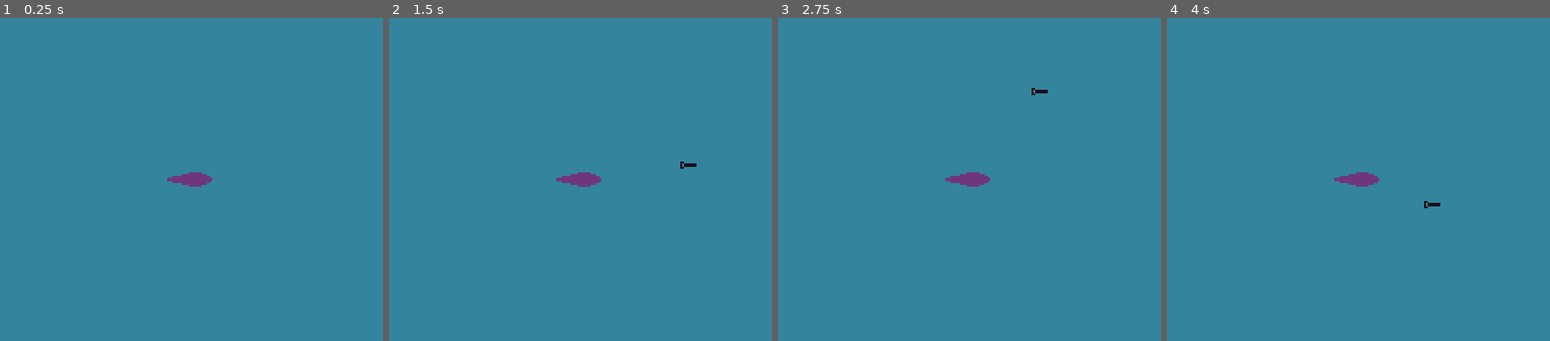
Above: before the commit, frames 1-4 (left to right).
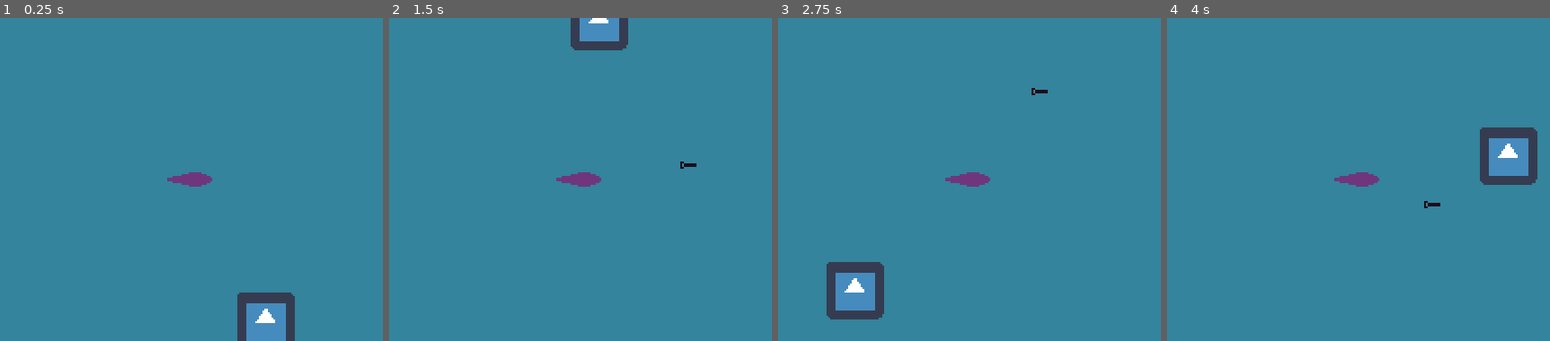
Above: after the commit, the same moments.

Repository: Scribble-Sheep/Shipgame
Game: Godot game, scene res://World.tscn
The game is run twice, just before and just after one commit, with the same random seed, the same clock (stepped at 60 frames per second) and the same inputs. The engine's default icon, where the game draws it, is replaced by a stand-in: a white triangle on a blue panel in a dark square.
Inputs (mouse positions are in pixels of both pictures, inside the frame that each line leads up to):
- Up to frame 1 (0.25 s): no input
- Up to frame 2 (1.5 s): move the mouse to (703, 163) at 0.52 s; click (703, 163) at 0.6 s; move the mouse to (461, 195) at 1.27 s; click (461, 195) at 1.35 s
- Up to frame 3 (2.75 s): move the mouse to (1023, 108) at 2.02 s; click (1023, 108) at 2.1 s
- Up to frame 4 (4 s): move the mouse to (1327, 244) at 2.77 s; click (1327, 244) at 2.85 s; move the mouse to (1527, 227) at 3.52 s; click (1527, 227) at 3.6 s

The runs differ from the first frame. In frame 1, 2.2% of the frame differs, in the area x 61-77%, y 85-100%; in frame 2, 1.5%; in frame 3, 2.6%, in the area x 12-28%, y 75-94%; in frame 4, 2.6%.

Commit message:
Create Dummy target, make it spin around, assign layers
create a dummy target for debugging purposes, and make it orbit the player
at a somewhat constant speed, with the option to get closer as time goes
on.
also assign collision layers and masks to all objects, as well as change ship to an
area2d so that it can check for any fauna that get too close.

Diff:
--- /dev/null
+++ b/Code/DebugTarget.gd
@@ -0,0 +1,11 @@
+extends KinematicBody2D
+
+var d: float = 0
+
+export var radius: float = 60
+export var speed: float = 2.0
+
+func _process(delta):
+	d += delta
+	position = Vector2(sin(d * speed) * radius,cos(d*speed) * radius)
+	radius -= 1 *delta
--- a/Code/Torpedo.gd
+++ b/Code/Torpedo.gd
@@ -20,6 +20,7 @@
 	if (hit):
 		print ("Bitch get out of my way, ", hit.collider.name)
 
+
 func  calculate_velocity(_target: Vector2, _origin: Vector2, _speed: int, _delta):
 	var _velocity = _target - _origin
 	_velocity = _velocity.normalized()
--- /dev/null
+++ b/Scenes/DebugTarget.tscn
@@ -0,0 +1,18 @@
+[gd_scene load_steps=4 format=2]
+
+[ext_resource path="res://icon.png" type="Texture" id=1]
+[ext_resource path="res://Code/DebugTarget.gd" type="Script" id=2]
+
+[sub_resource type="RectangleShape2D" id=1]
+extents = Vector2( 32, 32 )
+
+[node name="DebugTarget" type="KinematicBody2D"]
+script = ExtResource( 2 )
+
+[node name="Icon" type="Sprite" parent="."]
+scale = Vector2( 0.5, 0.5 )
+texture = ExtResource( 1 )
+
+[node name="CollisionShape2D" type="CollisionShape2D" parent="."]
+scale = Vector2( 0.5, 0.5 )
+shape = SubResource( 1 )
--- /dev/null
+++ b/Scenes/Ship.tscn
@@ -0,0 +1,19 @@
+[gd_scene load_steps=3 format=2]
+
+[ext_resource path="res://Sprites/Debug/DebugSub.png" type="Texture" id=1]
+
+[sub_resource type="CircleShape2D" id=1]
+
+[node name="Ship" type="Area2D"]
+position = Vector2( 160, 90 )
+collision_mask = 0
+
+[node name="Sprite" type="Sprite" parent="."]
+z_index = 100
+texture = ExtResource( 1 )
+
+[node name="Weapon" type="Position2D" parent="."]
+
+[node name="CollisionShape2D" type="CollisionShape2D" parent="."]
+modulate = Color( 1, 0, 0, 1 )
+shape = SubResource( 1 )
--- a/World.tscn
+++ b/World.tscn
@@ -1,19 +1,23 @@
-[gd_scene load_steps=3 format=2]
+[gd_scene load_steps=4 format=2]
 
-[ext_resource path="res://Sprites/Debug/DebugSub.png" type="Texture" id=1]
+[ext_resource path="res://Scenes/Ship.tscn" type="PackedScene" id=1]
 [ext_resource path="res://Scenes/Torpedo.tscn" type="PackedScene" id=2]
+[ext_resource path="res://Scenes/DebugTarget.tscn" type="PackedScene" id=3]
 
 [node name="World" type="Node2D"]
-
-[node name="Ship" type="Node2D" parent="."]
 position = Vector2( 160, 90 )
 
-[node name="Sprite" type="Sprite" parent="Ship"]
-z_index = 100
-texture = ExtResource( 1 )
-
-[node name="Weapon" type="Position2D" parent="Ship"]
+[node name="Ship" parent="." instance=ExtResource( 1 )]
+position = Vector2( 0, 0 )
+input_pickable = false
+monitorable = false
 
 [node name="Torpedo" parent="." instance=ExtResource( 2 )]
-position = Vector2( 160, 90 )
+collision_layer = 4
+collision_mask = 2
 speed = 100
+
+[node name="DebugTarget" parent="." instance=ExtResource( 3 )]
+position = Vector2( 77, -9 )
+collision_layer = 2
+radius = 90.0
--- a/project.godot
+++ b/project.godot
@@ -61,6 +61,15 @@
  ]
 }
 
+[layer_names]
+
+2d_render/layer_1="Ship"
+2d_render/layer_2="Fauna"
+2d_render/layer_3="Torpedo"
+2d_physics/layer_1="Ship"
+2d_physics/layer_2="Fauna"
+2d_physics/layer_3="Torpedo"
+
 [mono]
 
 project/assembly_name="Shipgame"
Not shown, changed: .mono/metadata/ide_messaging_meta.txt
Not shown, changed: icon.png.import
